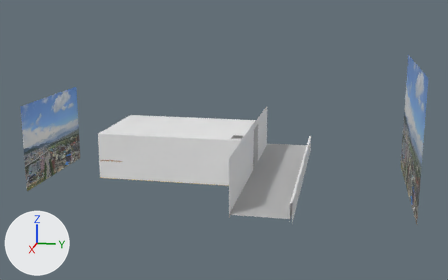
A saved change to the FBX model Assets/Scenes/Player_Room/MAP_Wave_Player_Room.fbx.
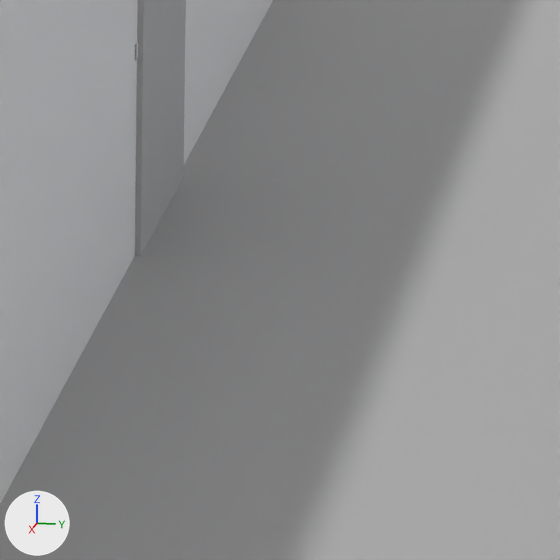
Each version is shown whole from a camera (50 mm lens) standing at (60.2, 16.6, 18.2) and looking at (-0.2, 4.5, 3.1), then close up on the part from 54% to 65% of the width and 53% to 70% of the height. Arrows for +X, +Y and +Z are at lower left; the lights stay in place. The close-ups show mesh edges as thin lines. Where no turn or scale is listed for an object, it has been applied to the vertices.

The first close-up shows 'Player_Room_Door', 'Player_Room_Main'.
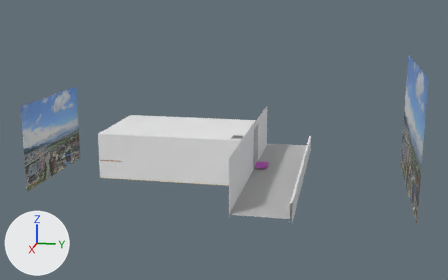
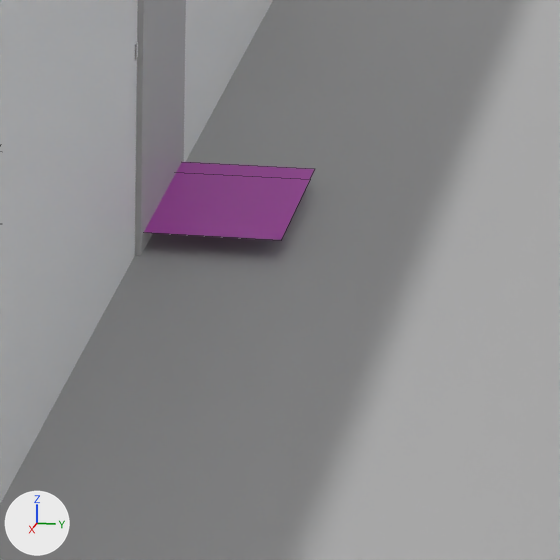
The change, as JSON lines over the scene's bpy script:
```json
{"op": "add", "block": "mat_nav_geo_m", "code": ["mat_nav_geo_m = principled_material('Nav_Geo_M')", "mat_nav_geo_m.base_color = (0.619, 0.0607, 0.587)  # pink #ce46c9"]}
{"op": "add", "block": "me_mesh_002", "code": ["me_mesh_002 = bpy.data.meshes.new('Mesh.002')", "me_mesh_002.from_pydata(...)  # 114 vertices, 82 faces; spans x -4.61..4.61, y -5.76..8.68, z 0.0", "me_mesh_002.materials.append(mat_nav_geo_m)  # pink #ce46c9"]}
{"op": "add", "block": "ob_p_room_nav_geo", "code": ["ob_p_room_nav_geo = bpy.data.objects.new('P_Room_NAV_GEO', me_mesh_002)", "ob_p_room_nav_geo.location = (0.0, 0.0, -0.051)"]}
```

Pixel boxes (x1, y1, x2, y2) of what changed, in the close-ups (560 x 560 px):
```json
{"object": "P_Room_NAV_GEO", "change": "added", "after": [144, 162, 315, 240]}
```
